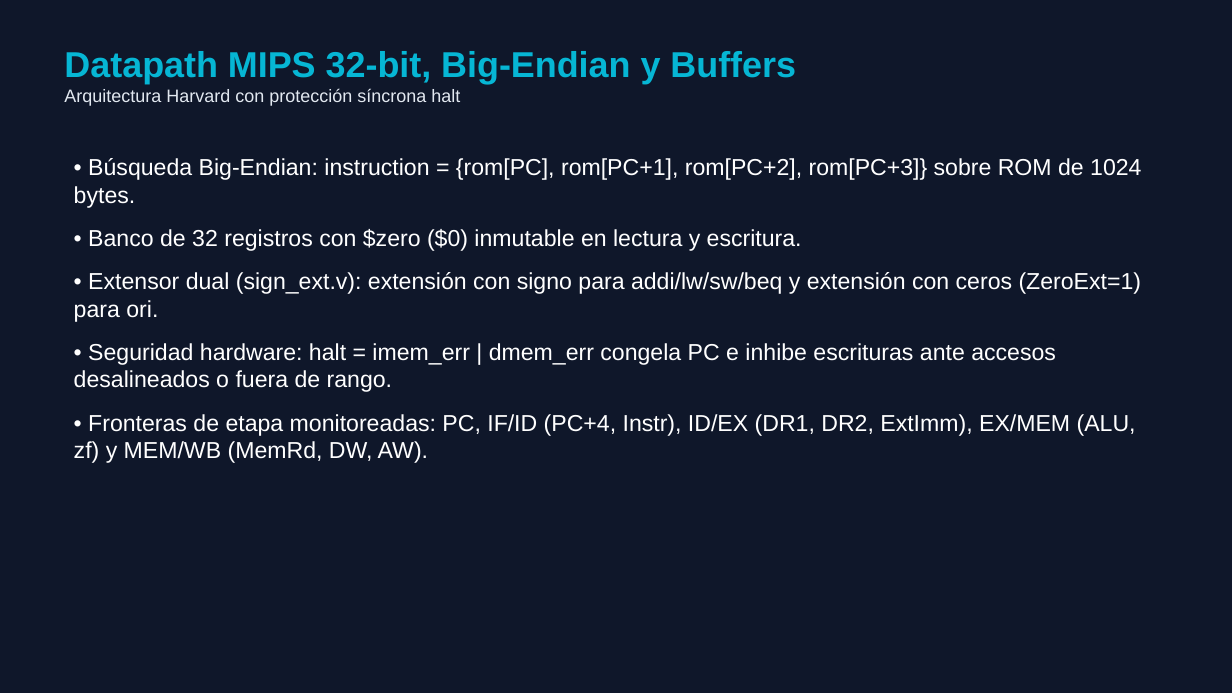
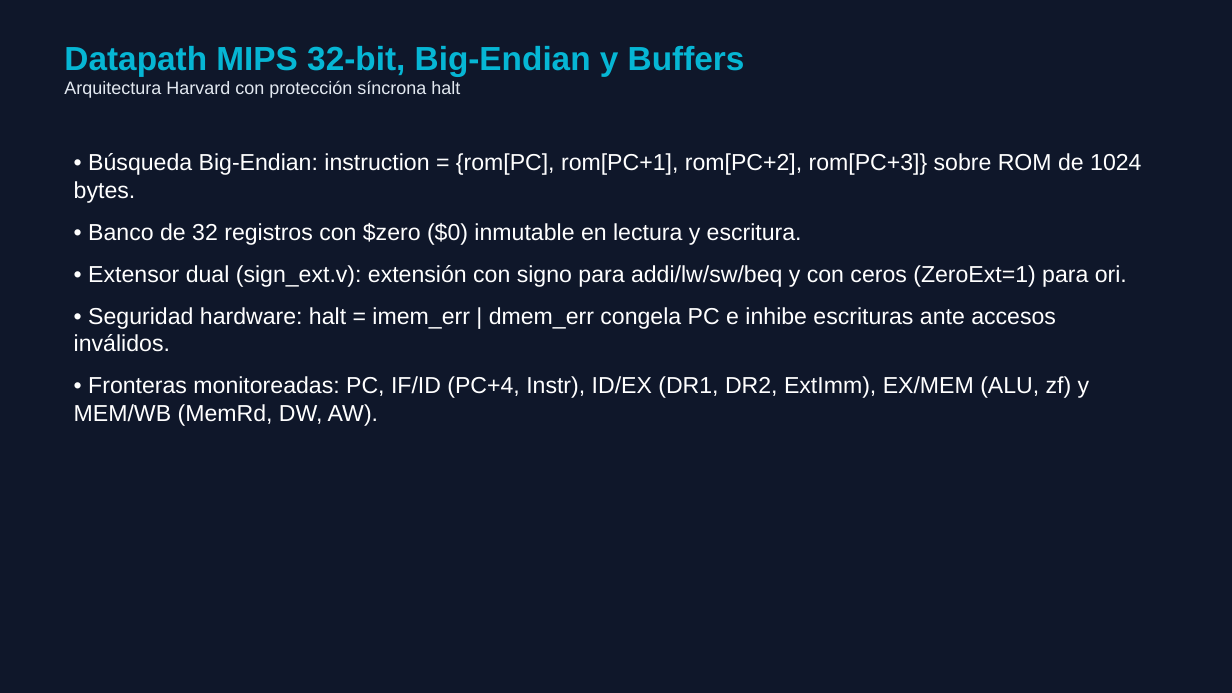
Before and after one commit to TilinezzZ/Instruciones-R-I-J-, a slide deck: slide 3 of DOCS/Presentacion_Proyecto_Final_MIPS.pptx. Drawn at 1232x693 pixels with LibreOffice and Linux fonts; fonts in the diff are those of the drawing. Boxes give left, top, right and bottom in pixels: in the first picture for what was removed or moved away, otherwise in the second. Text is boxed around its words. In the diff, an @@ line names an element or a change of style, - is before the commit and + after.

```diff
--- a/DOCS/Presentacion_Proyecto_Final_MIPS.pptx
+++ b/DOCS/Presentacion_Proyecto_Final_MIPS.pptx
@@ text at box(64, 46, 745, 76): size 28 to 26 pt in "Datapath MIPS 32-bit, Big-Endian y Buffers" @@
@@ text at box(74, 153, 1141, 245): less space between paragraphs @@
@@ text at box(74, 265, 1127, 426): text changed @@
-• Extensor dual (sign_ext.v): extensión con signo para addi/lw/sw/beq y extensión con ceros (ZeroExt=1) para ori.
-• Seguridad hardware: halt = imem_err | dmem_err congela PC e inhibe escrituras ante accesos desalineados o fuera de rango.
-• Fronteras de etapa monitoreadas: PC, IF/ID (PC+4, Instr), ID/EX (DR1, DR2, ExtImm), EX/MEM (ALU, zf) y MEM/WB (MemRd, DW, AW).
+• Extensor dual (sign_ext.v): extensión con signo para addi/lw/sw/beq y con ceros (ZeroExt=1) para ori.
+• Seguridad hardware: halt = imem_err | dmem_err congela PC e inhibe escrituras ante accesos inválidos.
+• Fronteras monitoreadas: PC, IF/ID (PC+4, Instr), ID/EX (DR1, DR2, ExtImm), EX/MEM (ALU, zf) y MEM/WB (MemRd, DW, AW).
```
Also in this commit, not shown: 10 other slides changed, 8 other files.
